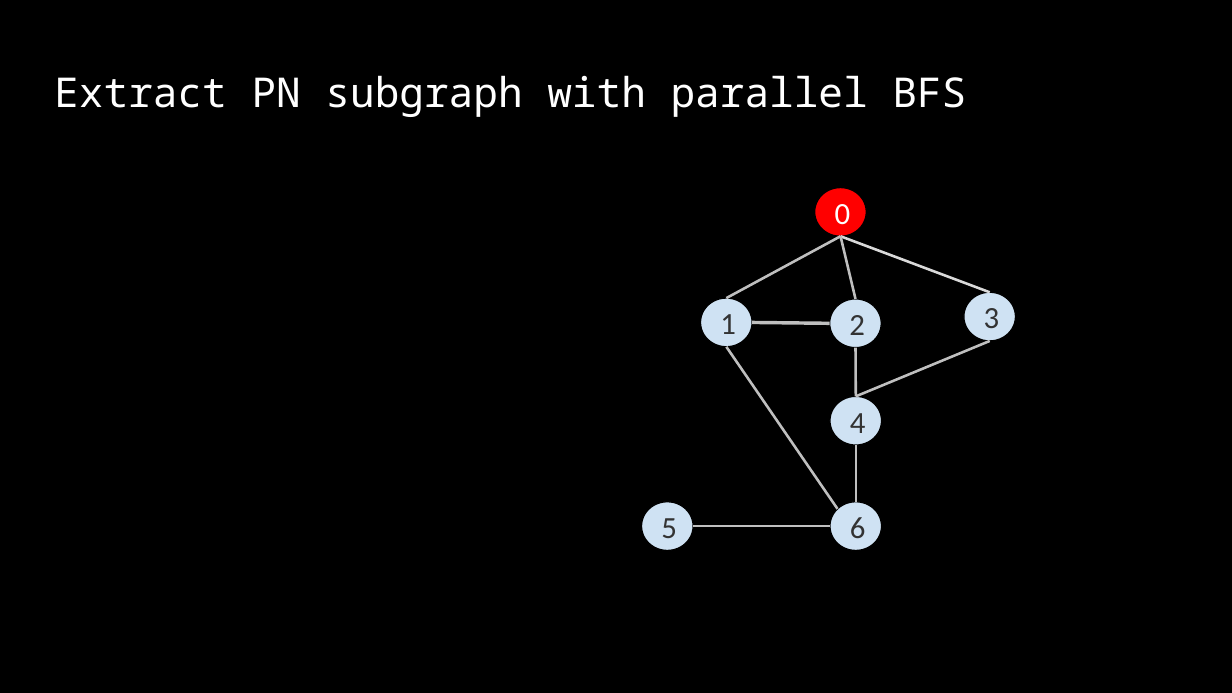
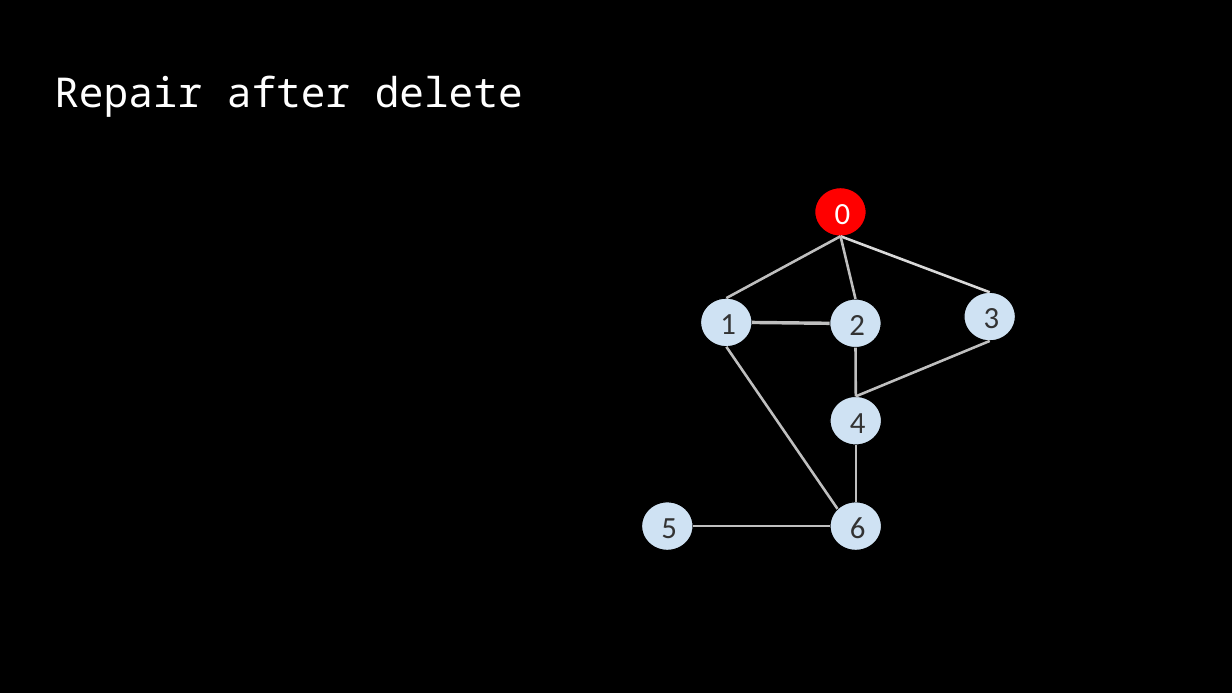
Before and after one commit to molr298/graph-mining-project, a slide deck: slide 20 of Graphmining-project.pptx (slide 11 before the commit). Drawn at 1232x693 pixels with LibreOffice and Linux fonts; fonts in the diff are those of the drawing; background and template pictures are left out. Boxes give left, top, right and bottom in pixels: in the first picture for what was removed or moved away, otherwise in the second. Text is boxed around its words. In the diff, an @@ line names an element or a change of style, - is before the commit and + after.

```diff
--- a/Graphmining-project.pptx
+++ b/Graphmining-project.pptx
@@ title at <box>54,75,523,117</box>: text changed @@
-Extract PN subgraph with parallel BFS
+Repair after delete
```
Also in this commit, not shown: 7 other slides changed, 9 slides added, 4 slides removed.
